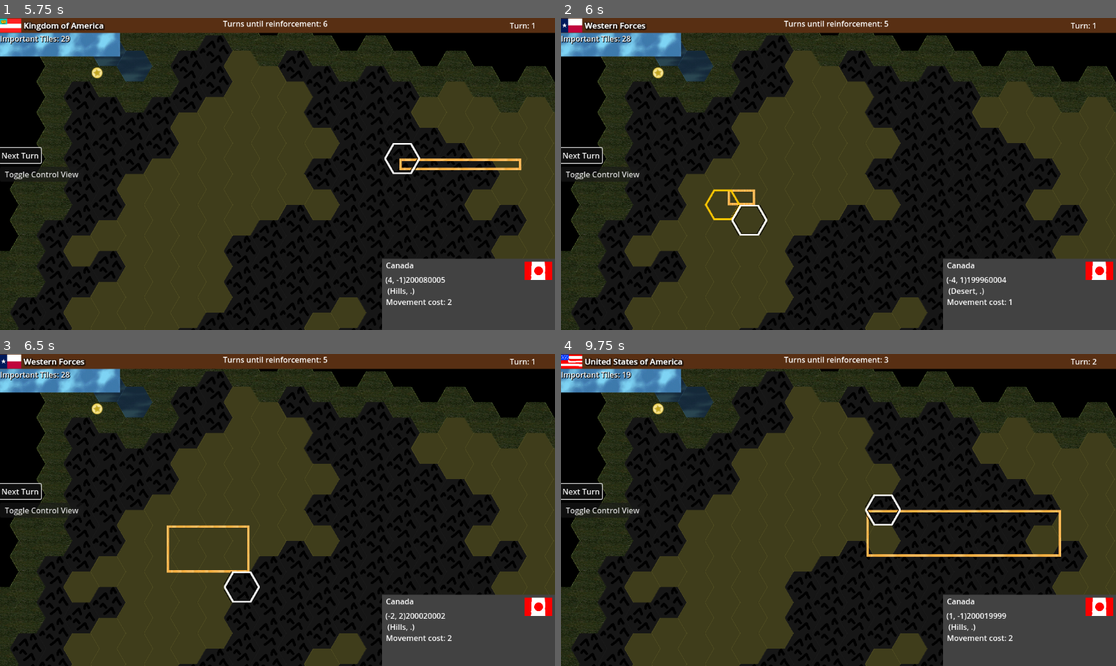
Above: before the commit, frames 1-4 (two rows, left to right).
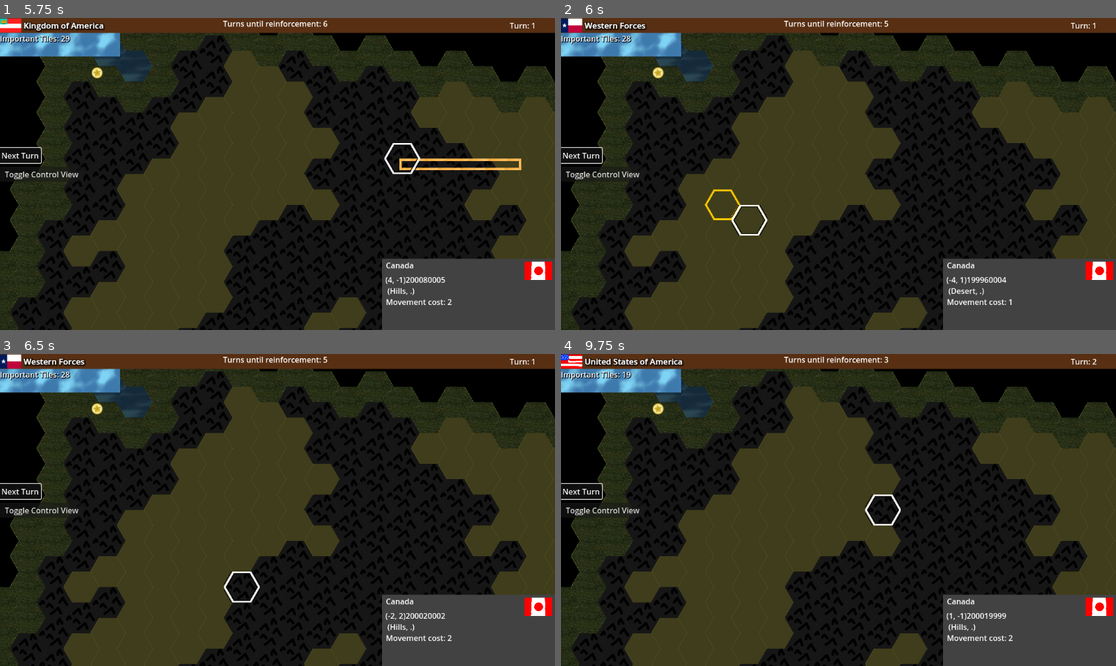
Above: after the commit, the same moments.

Repository: kralinc/cw2100game
Game: Godot game, scene res://root.tscn
Same seed, same stepped clock (60 frames per second), same inputs: the game is played once before the commit and once after it. The engine's default icon, where the game draws it, is replaced by a stand-in: a white triangle on a blue panel in a dark square.
Inputs (mouse positions are in pixels of both pictures, inside the frame that each line leads up to):
- Up to frame 1 (5.75 s): click "Next Turn" at 0.5 s; click "Next Turn" at 1.25 s; click "Toggle Control View" at 2 s; click "Toggle Control View" at 2.75 s; click "Toggle Control View" at 3.5 s; click "Next Turn" at 4.25 s; tap Enter at 5 s; move the mouse to (399, 158) at 5.02 s; press the mouse at (399, 158) at 5.03 s
- Up to frame 2 (6 s): release the mouse at (960, 158) at 5.75 s; tap Space at 5.75 s; drag from (727, 189) to (810, 236) at 5.77 s
- Up to frame 3 (6.5 s): no input
- Up to frame 4 (9.75 s): move the mouse to (894, 441) at 6.52 s; press the mouse at (894, 441) at 6.53 s; release the mouse at (894, 441) at 7.25 s; tap Enter at 7.25 s; drag from (810, 572) to (672, 463) at 7.27 s; move the mouse to (1005, 556) at 8.02 s; press the mouse at (1005, 556) at 8.03 s; release the mouse at (1005, 556) at 8.75 s; tap Space at 8.75 s; drag from (672, 463) to (749, 619) at 8.77 s; move the mouse to (866, 510) at 9.52 s; press the mouse at (866, 510) at 9.53 s

Frame 1 is identical in both runs. In frame 2, 0.1% of the frame differs, in the area x 30-36%, y 54-61%; in frame 3, 0.4%; in frame 4, 0.8%, in the area x 54-91%, y 49-66%.

Commit message:
finished multi-select

Diff:
--- a/Map.gd
+++ b/Map.gd
@@ -8,7 +8,7 @@
 signal set_reinforcement_count_ui(num:int)
 signal next_turn()
 
-enum {PLAY_MODE, REINFORCEMENT_MODE}
+enum {PLAY_MODE, REINFORCEMENT_MODE, MULTI_MOVE}
 
 var inputMode = PLAY_MODE
 var hoveredCell = Vector2i()
@@ -17,6 +17,8 @@
 var clickedWorldPos = Vector2()
 var hoveredWorldPos = Vector2()
 var selectedUnitPositions:Dictionary
+var selectedUnitMidpoint:Vector2i
+var selectedUnitRelativePositions:Dictionary
 
 var hoverPath = []
 var selectedUnit:Unit
@@ -37,6 +39,7 @@
 
 # Called every frame. 'delta' is the elapsed time since the previous frame.
 func _process(delta):
+	getHoverPath()
 	doHighlight()
 
 func doHighlight():
@@ -48,7 +51,7 @@
 	if (selectedUnit != null or (selectedUnit == null and cellContainsFriendlyUnit(hoveredCell))):
 		var unit = selectedUnit if selectedUnit != null else Global.mapData[hoveredCell].unit
 		doPathHighlight(unit)
-	if (selectedUnit != null):
+	if (selectedUnit != null or selectedUnitRelativePositions.size() > 0):
 		doHoverPathHighlight()
 	if inputMode == REINFORCEMENT_MODE:
 		highlightReinforcementPlacementRange(Global.factions[Global.currentPlayer])
@@ -65,8 +68,6 @@
 		$Highlight.set_cell(cell, 0, Vector2i(0,0), 3)
 
 func doHoverPathHighlight():
-	if (Global.mapData.has(hoveredCell) and (hoverPath.size() == 0 or (hoverPath.size() > 0 and hoverPath[hoverPath.size() - 1] != hoveredCell))):
-		hoverPath = Global.hgh.getPath(selectedUnit.position, hoveredCell, true)
 	for cell in hoverPath:
 		$Highlight.set_cell(cell, 1, Vector2i(0,0), 0)
 
@@ -91,6 +92,22 @@
 	for position in selectedUnitPositions:
 		doClickedHighlight(selectedUnitPositions[position].position)
 
+func getHoverPath():
+	if (inputMode == PLAY_MODE and selectedUnit != null and Global.mapData.has(hoveredCell)
+		and (hoverPath.size() == 0 or (hoverPath.size() > 0 and hoverPath[hoverPath.size() - 1] != hoveredCell))):
+		hoverPath = Global.hgh.getPath(selectedUnit.position, hoveredCell, true)
+	elif (inputMode == MULTI_MOVE and Global.mapData.has(hoveredCell)):
+		hoverPath = getMultiHoverPath()
+
+func getMultiHoverPath():
+	var path = []
+	for item in selectedUnitRelativePositions:
+		var endpoint = hoveredCell + item
+		var beginPoint = selectedUnitMidpoint + item
+		path += Global.hgh.getPath(beginPoint, endpoint, true)
+	return path
+
+
 func determineUnitMultiSelect():
 	for unitPosition in Global.factions[Global.currentPlayer].unitPositions:
 		var unitGlobalPosition = $Terrain.map_to_local(unitPosition)
@@ -106,14 +123,14 @@
 			selectedUnit = unit
 			selectedUnitRange = getMoveRange(pos_clicked, selectedUnit.movePoints)
 
-func clickMove(pos_clicked):
-	var path = Global.hgh.getPath(selectedUnit.position, pos_clicked, true)
+func clickMove(unitPosition:Vector2i, pos_clicked:Vector2i):
+	var path = Global.hgh.getPath(unitPosition, pos_clicked, true)
 	if (path.is_empty()):
 		return
-	var start = selectedUnit.position
+	var start = unitPosition
 	#path = path.slice(1) #remove the first cell because we don't want to use it in movement
-	selectedUnit.movePath = path
-	moveUnit(selectedUnit, start)
+	Global.mapData[unitPosition].unit.movePath = path
+	moveUnit(Global.mapData[unitPosition].unit, start)
 
 func moveUnit(unit:Unit, start:Vector2i):
 	var mapUnitPath = []
@@ -173,7 +190,7 @@
 			var mapCell = Global.mapData[cell]
 			if mapCell.important:
 				Global.factions[mapCell.faction].importantTiles.erase(mapCell)
-				Global.factions[unit.faction].importantTiles[mapCell] = true
+				Global.factions[unit.faction].importantTiles[mapCell.pos] = true
 				update_top_panel.emit()
 			mapCell.faction = unit.faction
 			$FactionControl.set_cell(cell, 1, Vector2i(0,0), unit.faction)
@@ -388,6 +405,32 @@
 func activateSelectBox():
 	$SelectBox.visible = true
 	clearHighlights()
+
+func enableSelectedUnitMovement():
+	$SelectBox.visible = false
+	if selectedUnitPositions.size() > 0:
+		selectedUnitMidpoint = Global.hgh.calculateMidpointOfCells(selectedUnitPositions)
+		selectedUnitRelativePositions = calculateRelativeHexPositions(selectedUnitMidpoint, selectedUnitPositions)
+		inputMode = MULTI_MOVE
+
+func calculateRelativeHexPositions(midpoint:Vector2i, list:Dictionary):
+	var relativeList:Dictionary
+	for item in list:
+		var relativePosition = item - midpoint
+		relativeList[relativePosition] = true
+	return relativeList
+
+func performMultiMove(pos_clicked:Vector2i):
+	for item in selectedUnitRelativePositions:
+		var from = item + selectedUnitMidpoint
+		var to = item + pos_clicked
+		clickMove(from, to)
+	exitMultiMoveMode()
+
+func exitMultiMoveMode():
+	inputMode = PLAY_MODE
+	selectedUnitRelativePositions.clear()
+	selectedUnitPositions.clear()
 
 func _input(event):
 	if event is InputEventMouseMotion:
@@ -415,6 +458,9 @@
 		if $SelectBox.visible:
 			$SelectBox.size = hoveredWorldPos - clickedWorldPos
 			determineUnitMultiSelect()
+	if event is InputEventMouseButton:
+		if event.button_index == MOUSE_BUTTON_LEFT and event.is_released() and $SelectBox.visible:
+			enableSelectedUnitMovement()
 
 
 func _on_button_pressed() -> void:
@@ -433,7 +479,7 @@
 			if (Global.mapData.has(pos_clicked)):
 				if inputMode == PLAY_MODE:
 					if (selectedUnit != null and not cellContainsFriendlyUnit(pos_clicked)):
-						clickMove(pos_clicked)
+						clickMove(selectedUnit.position, pos_clicked)
 						clearHighlights()
 					else:
 						selectUnit(pos_clicked)
@@ -442,10 +488,13 @@
 						createNewUnit(pos_clicked, selectedUnitType)
 						reinforcementCount -= 1
 						set_reinforcement_count_ui.emit(reinforcementCount)
+				elif inputMode == MULTI_MOVE:
+					performMultiMove(pos_clicked)
 		elif event.button_index == MOUSE_BUTTON_RIGHT and event.is_pressed():
 			clearHighlights()
 			$SelectBox.visible = false
-			selectedUnitPositions.clear()
+			if inputMode == MULTI_MOVE:
+				exitMultiMoveMode()
 
 func _on_set_selected_unit(type:UnitType):
 	selectedUnitType = type
--- a/hex_grid_helper.gd
+++ b/hex_grid_helper.gd
@@ -39,6 +39,17 @@
 			neighbors.push_back(oddq_offset_neighbor(cell, i))
 	return neighbors
 
+func calculateMidpointOfCells(list:Dictionary):
+	var sumx = 0
+	var sumy = 0
+	for item in list:
+		sumx += item.x
+		sumy += item.y
+	var midx = sumx / list.size()
+	var midy = sumy / list.size()
+
+	return Vector2i(roundi(midx), roundi(midy))
+
 func getHighestMapValues():
 	var highestY = 0
 	var highestX = 0
@@ -69,7 +80,7 @@
 
 func getPath(from:Vector2i, to:Vector2i, allowPartial:bool):
 	var endSpaceHasEnemy = false
-	if (mapData[to].unit != null and mapData[to].unit.faction != mapData[from].unit.faction):
+	if (mapData.has(to) and mapData[to].unit != null and mapData[to].unit.faction != mapData[from].unit.faction):
 		endSpaceHasEnemy = true
 		setCellOccupied(to, false)
 	var path = astar.get_point_path(getAStarCellId(from), getAStarCellId(to), allowPartial)
